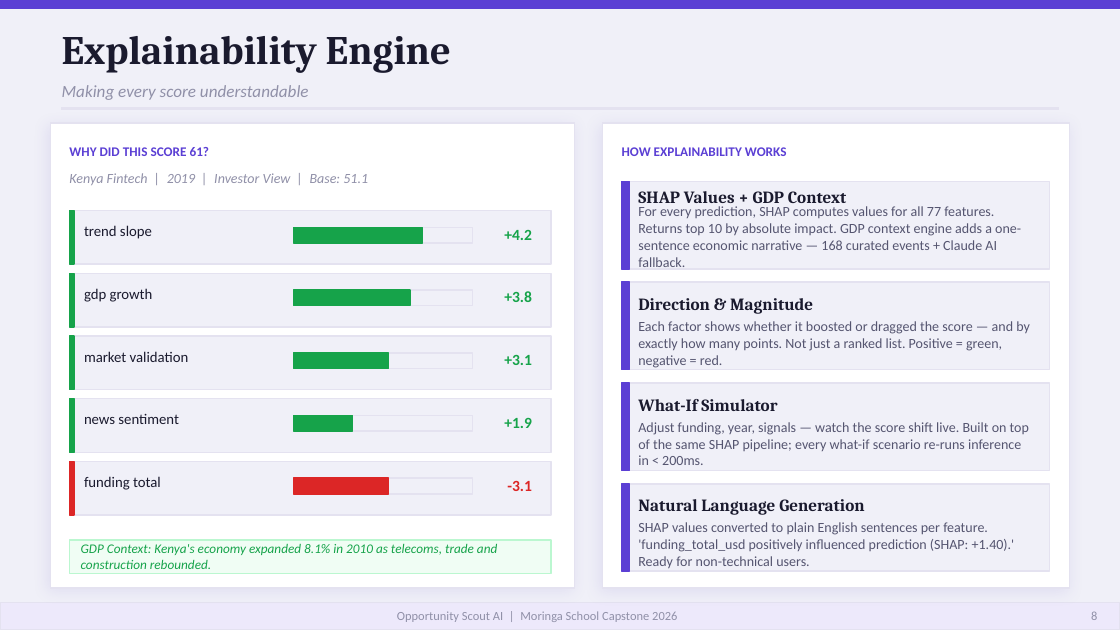
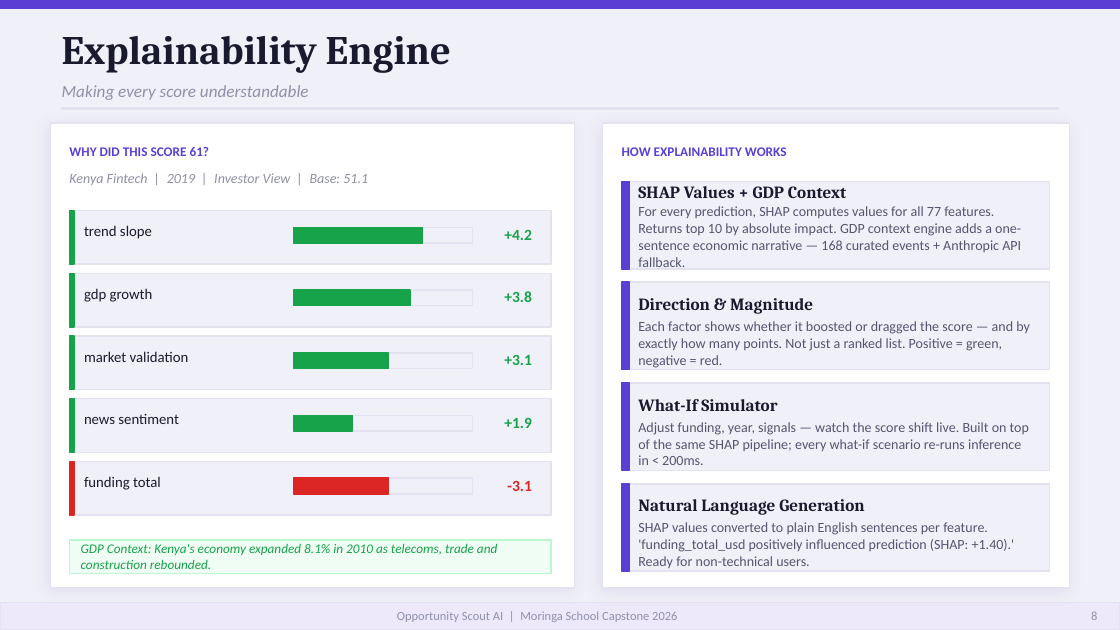
Before and after one commit to lilibethlangat/Opportunity_Scout_AI, a slide deck: slide 9 of OpportunityScoutAI_Final.pptx. Drawn at 1120x630 pixels with LibreOffice and Linux fonts; fonts in the diff are those of the drawing. Boxes give left, top, right and bottom in pixels: in the first picture for what was removed or moved away, otherwise in the second. Text is boxed around its words. In the diff, an @@ line names an element or a change of style, - is before the commit and + after.

```diff
--- a/OpportunityScoutAI_Final.pptx
+++ b/OpportunityScoutAI_Final.pptx
@@ text "SHAP Values + GDP Context" rewrapped from bbox=[638, 191, 847, 208] to bbox=[638, 186, 847, 198] @@
@@ text at bbox=[638, 206, 1021, 267]: text changed @@
-For every prediction, SHAP computes values for all 77 features. Returns top 10 by absolute impact. GDP context engine adds a one-sentence economic narrative — 168 curated events + Claude AI fallback.
+For every prediction, SHAP computes values for all 77 features. Returns top 10 by absolute impact. GDP context engine adds a one-sentence economic narrative — 168 curated events + Anthropic API fallback.
```
Also in this commit, not shown: 3 other slides changed, 1 slide added, 1 slide removed, 1 other file.
